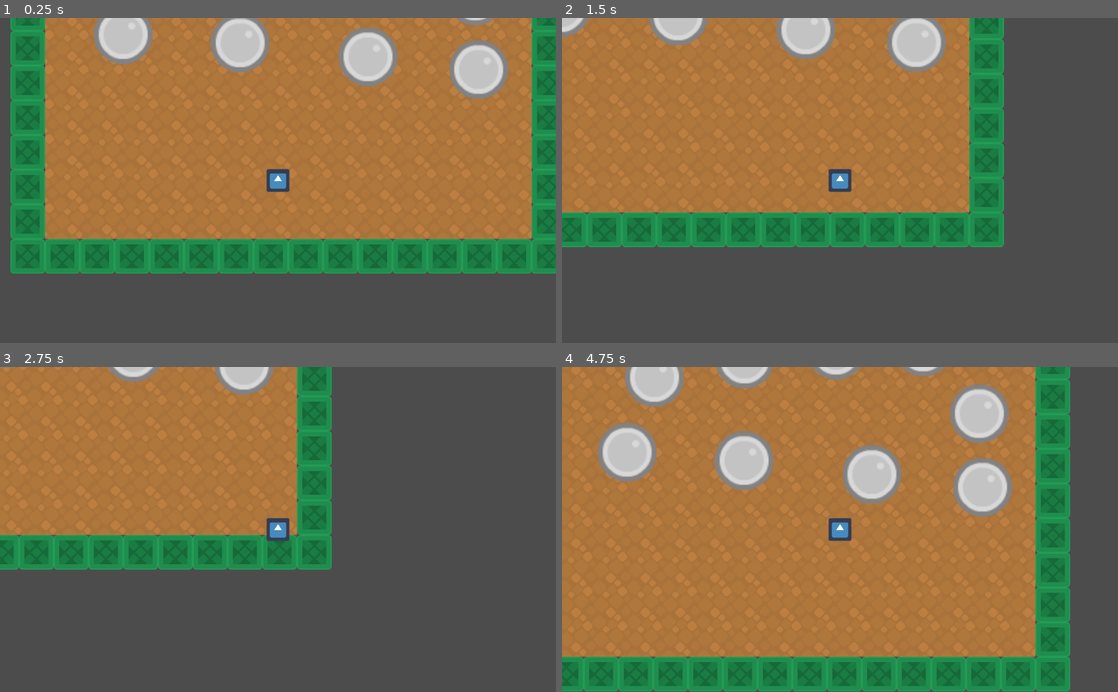
Above: before the commit, frames 1-4 (two rows, left to right).
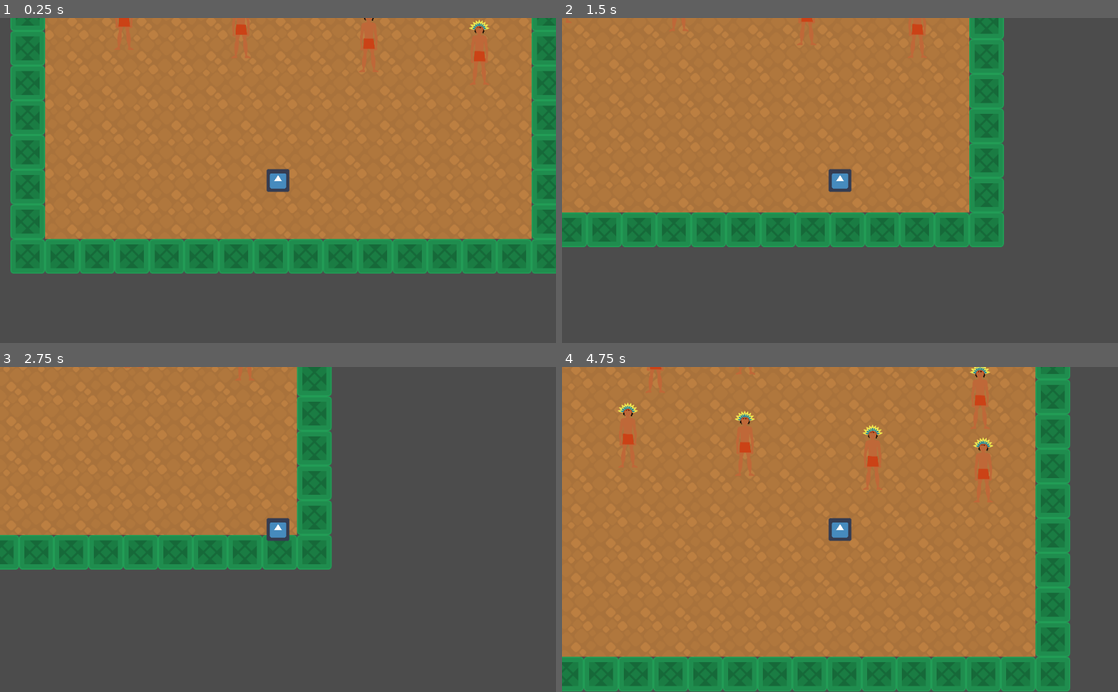
Above: after the commit, the same moments.

Repository: lendroit/welcome_thomas
Game: Godot game, scene res://World.tscn
Same seed, same stepped clock (60 frames per second), same inputs: the game is played once before the commit and once after it. The engine's default icon, where the game draws it, is replaced by a stand-in: a white triangle on a blue panel in a dark square.
Inputs:
- Up to frame 1 (0.25 s): no input
- Up to frame 2 (1.5 s): tap Enter (ui_accept) at 0.5, 0.77 s; hold Right (ui_right) 0.53-1.28 s; hold Down (ui_down) from 1.28 s (still down)
- Up to frame 3 (2.75 s): tap Enter (ui_accept) at 1.52, 2 s; release Down (ui_down) at 2.03 s; hold Right (ui_right) from 2.03 s (still down)
- Up to frame 4 (4.75 s): release Right (ui_right) at 2.78 s; hold Up (ui_up) 2.78-3.53 s; tap Enter (ui_accept) at 3.02, 3.77, 4.52 s; hold Left (ui_left) from 3.53 s (still down)

The runs differ from the first frame. In frame 1, 6.0% of the frame differs, in the area x 16-92%, y 0-25%; in frame 2, 3.5%; in frame 3, 1.0%; in frame 4, 10%, in the area x 6-81%, y 0-46%.

Commit message:
feature: add mayans skin

Diff:
--- a/Mayan/Mayan.tscn
+++ b/Mayan/Mayan.tscn
@@ -1,13 +1,14 @@
 [gd_scene load_steps=5 format=2]
 
-[ext_resource path="res://Items/barrelGrey_up.png" type="Texture" id=1]
+[ext_resource path="res://Mayan/Garde_001.png" type="Texture" id=1]
 [ext_resource path="res://Mayan/Mayan.gd" type="Script" id=2]
 
 [sub_resource type="PhysicsMaterial" id=1]
 friction = 0.0
 
 [sub_resource type="CapsuleShape2D" id=2]
-radius = 43.7445
+radius = 17.6543
+height = 7.5625
 
 [node name="Mayan" type="RigidBody2D"]
 position = Vector2( -0.236603, -0.236618 )
@@ -17,9 +18,16 @@
 gravity_scale = 0.0
 script = ExtResource( 2 )
 
-[node name="Sprite" type="Sprite" parent="."]
-scale = Vector2( 2.25101, 2.25101 )
+[node name="Sprite" type="Sprite" parent="." groups=[
+"bodies",
+]]
+position = Vector2( -9.3773, -41.8651 )
+scale = Vector2( 0.300781, 0.300781 )
 texture = ExtResource( 1 )
 
-[node name="CollisionShape2D" type="CollisionShape2D" parent="."]
+[node name="CollisionShape2D" type="CollisionShape2D" parent="." groups=[
+"bodies",
+]]
+position = Vector2( 1.08527, 10.8526 )
+rotation = 1.5708
 shape = SubResource( 2 )
--- a/World.tscn
+++ b/World.tscn
@@ -5,7 +5,7 @@
 [ext_resource path="res://Items/Barrel.tscn" type="PackedScene" id=3]
 [ext_resource path="res://Mayan/Mayan.tscn" type="PackedScene" id=4]
 
-[node name="World" type="Node2D"]
+[node name="World" type="YSort"]
 
 [node name="TileMap" parent="." instance=ExtResource( 2 )]
 tile_data = PoolIntArray( 0, 2, 65539, 1, 2, 65539, 2, 2, 65539, 3, 2, 65539, 4, 2, 65539, 5, 2, 65539, 6, 2, 65539, 7, …(4385 unchanged characters)…
Binary file added: Mayan/Garde_001.png
Not shown, added: Mayan/Garde_001.png.import
